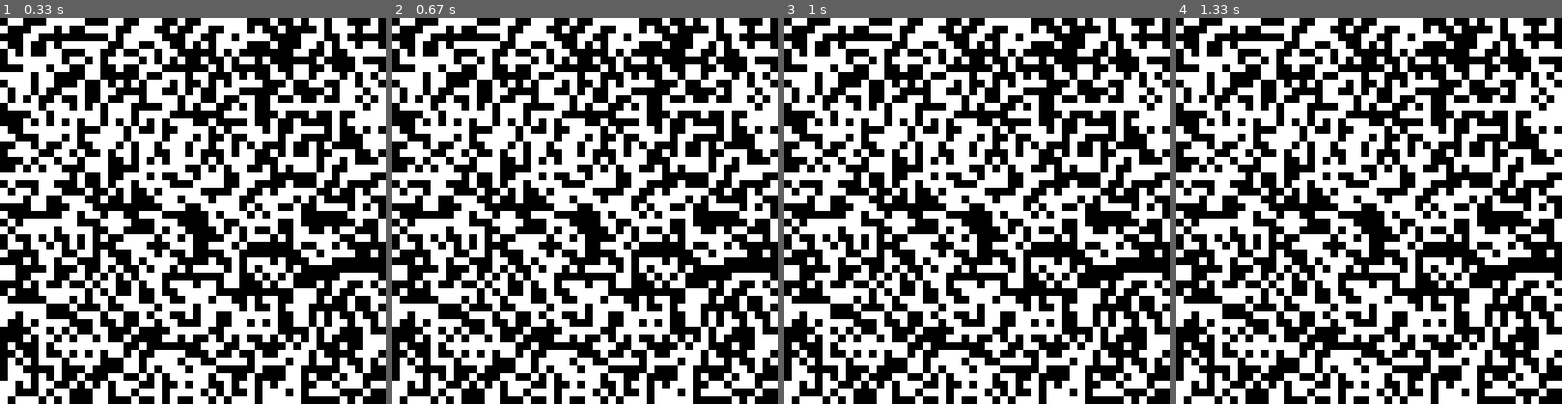
Above: before the commit, frames 1-4 (left to right).
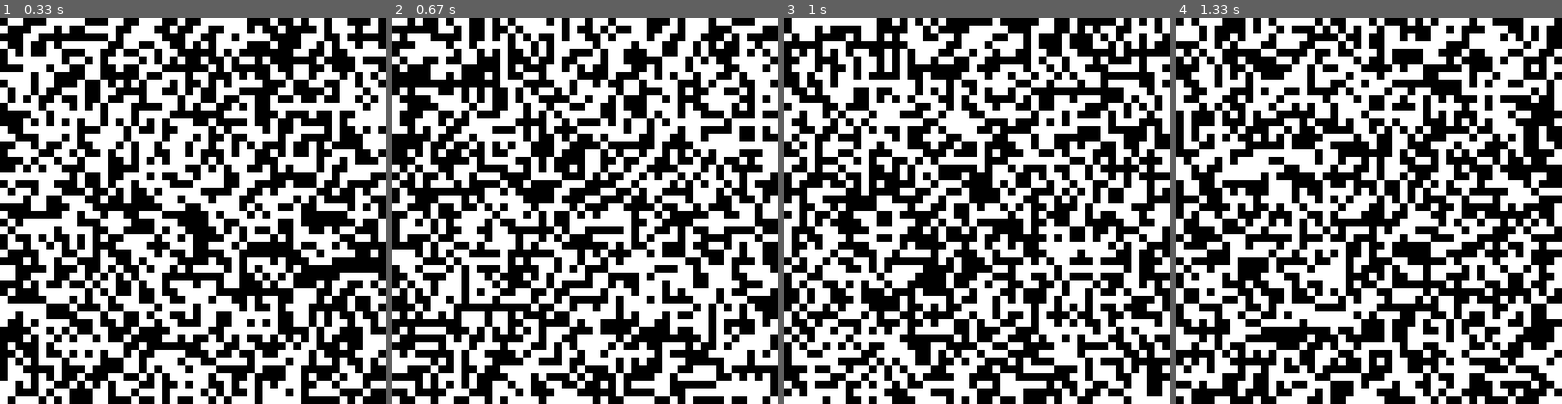
Above: after the commit, the same moments.

Repository: sillypantscoder/pygame_gameoflife
Game: pygame game, started from main.py
Same seed, same stepped clock (60 frames per second), same inputs: the game is played once before the commit and once after it.
Inputs:
- Up to frame 1 (0.33 s): no input
- Up to frame 2 (0.67 s): tap Space at 0.33 s
- Up to frame 3 (1 s): tap Space at 0.67 s
- Up to frame 4 (1.33 s): tap Space at 1 s

Frame 1 is identical in both runs. In frame 2, 52% of the frame differs, in the area x 0-100%, y 0-100%; in frame 3, 50%; in frame 4, 52%.

Commit message:
Board changes

Diff:
--- a/main.py
+++ b/main.py
@@ -10,6 +10,12 @@
 BOARD = [[random.choice([0, 1]) for x in range(BOARDSIZE[0])] for y in range(BOARDSIZE[1])]
 CELLSIZE = 10
 
+def next_frame():
+	global BOARD
+	for x in range(BOARDSIZE[0]):
+		for y in range(BOARDSIZE[1]):
+			BOARD[x][y] = random.choice([0, 1])
+
 c = pygame.time.Clock()
 running = True
 while running:
@@ -19,6 +25,9 @@
 		elif event.type == pygame.VIDEORESIZE:
 			SCREENSIZE = event.size
 			screen = pygame.display.set_mode(SCREENSIZE, pygame.RESIZABLE)
+		elif event.type == pygame.KEYDOWN:
+			if event.key == pygame.K_SPACE:
+				next_frame()
 	screen.fill(WHITE)
 	for x in range(BOARDSIZE[0]):
 		for y in range(BOARDSIZE[1]):
